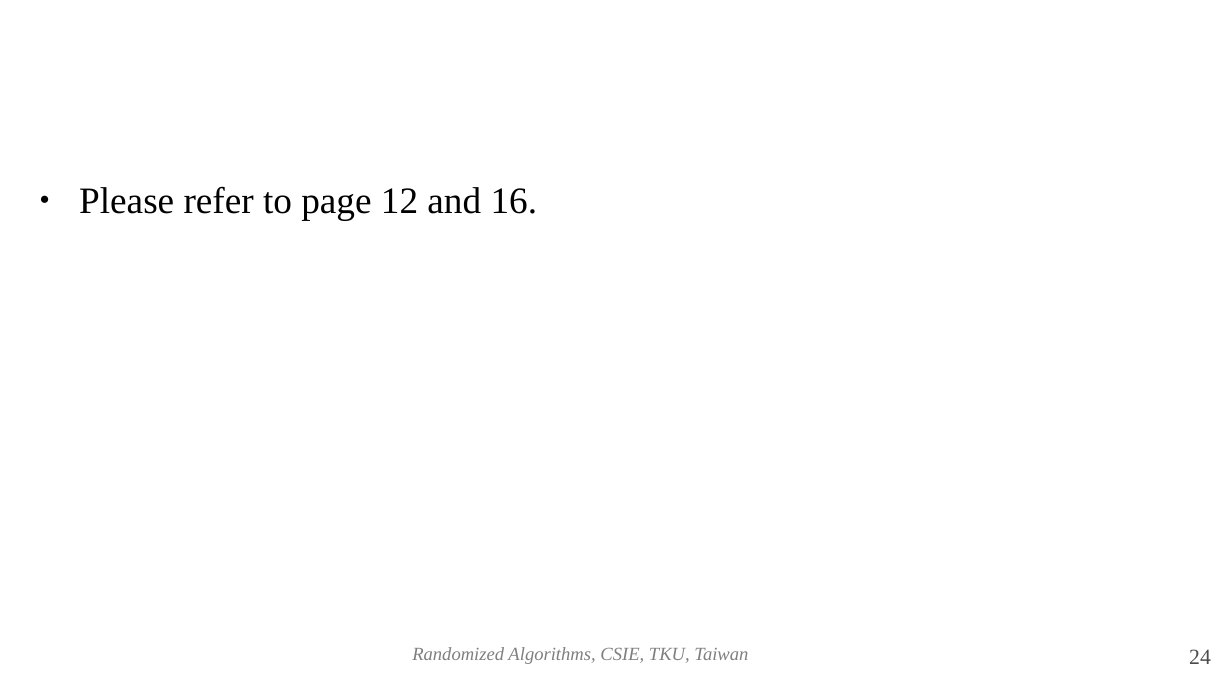
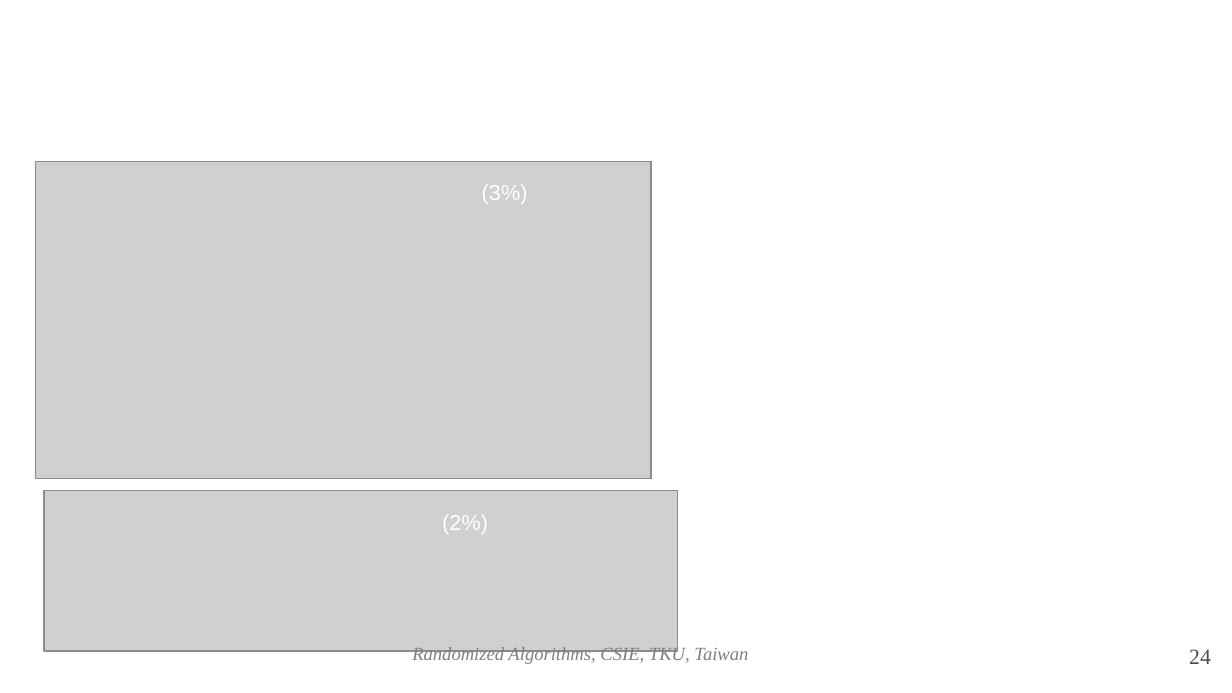
Before and after one commit to josephcclin/josephcclin.github.io, a slide deck: slide 24 of courses/rand_alg/slides/randomized_algorithms_lect_01.odp. Drawn at 1232x693 pixels with LibreOffice and Linux fonts; fonts in the diff are those of the drawing; grey boxes stand for pictures; background and template pictures are left out. Boxes give left, top, right and bottom in pixels: in the first picture for what was removed or moved away, otherwise in the second. Text is boxed around its words. In the diff, an @@ line names an element or a change of style, - is before the commit and + after.

```diff
--- a/courses/rand_alg/slides/randomized_algorithms_lect_01.odp
+++ b/courses/rand_alg/slides/randomized_algorithms_lect_01.odp
@@ picture added at box(35, 161, 651, 478) @@
@@ text removed at box(79, 186, 538, 220) @@
-● Please refer to page 12 and 16.
@@ text added at box(482, 185, 528, 204), 14 pt, text #FFFFFF @@
+(3%)
@@ picture added at box(44, 491, 677, 652) @@
@@ text added at box(442, 515, 488, 534), 14 pt, text #FFFFFF @@
+(2%)
```
Also in this commit, not shown: 4 other slides changed, 3 other files.
